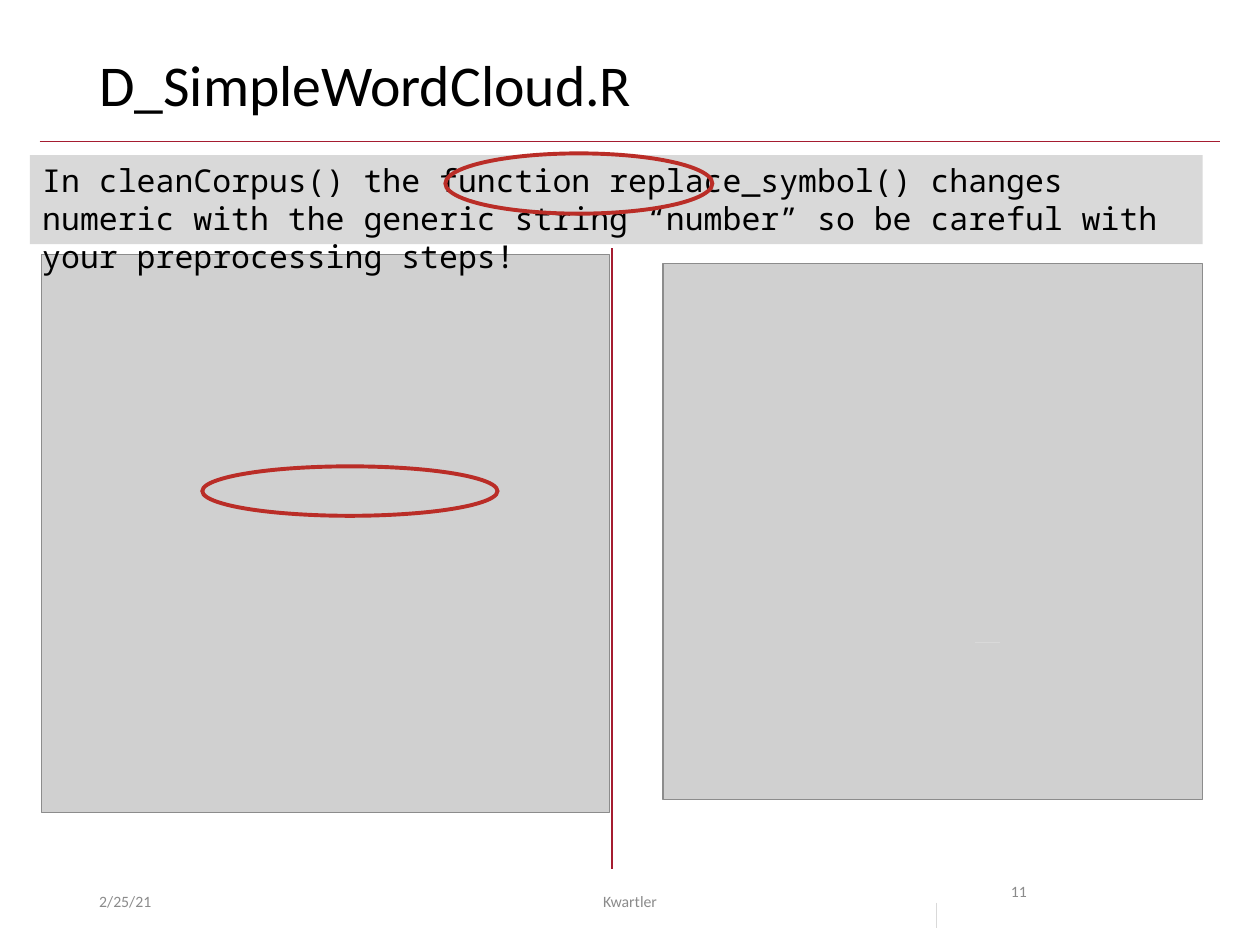
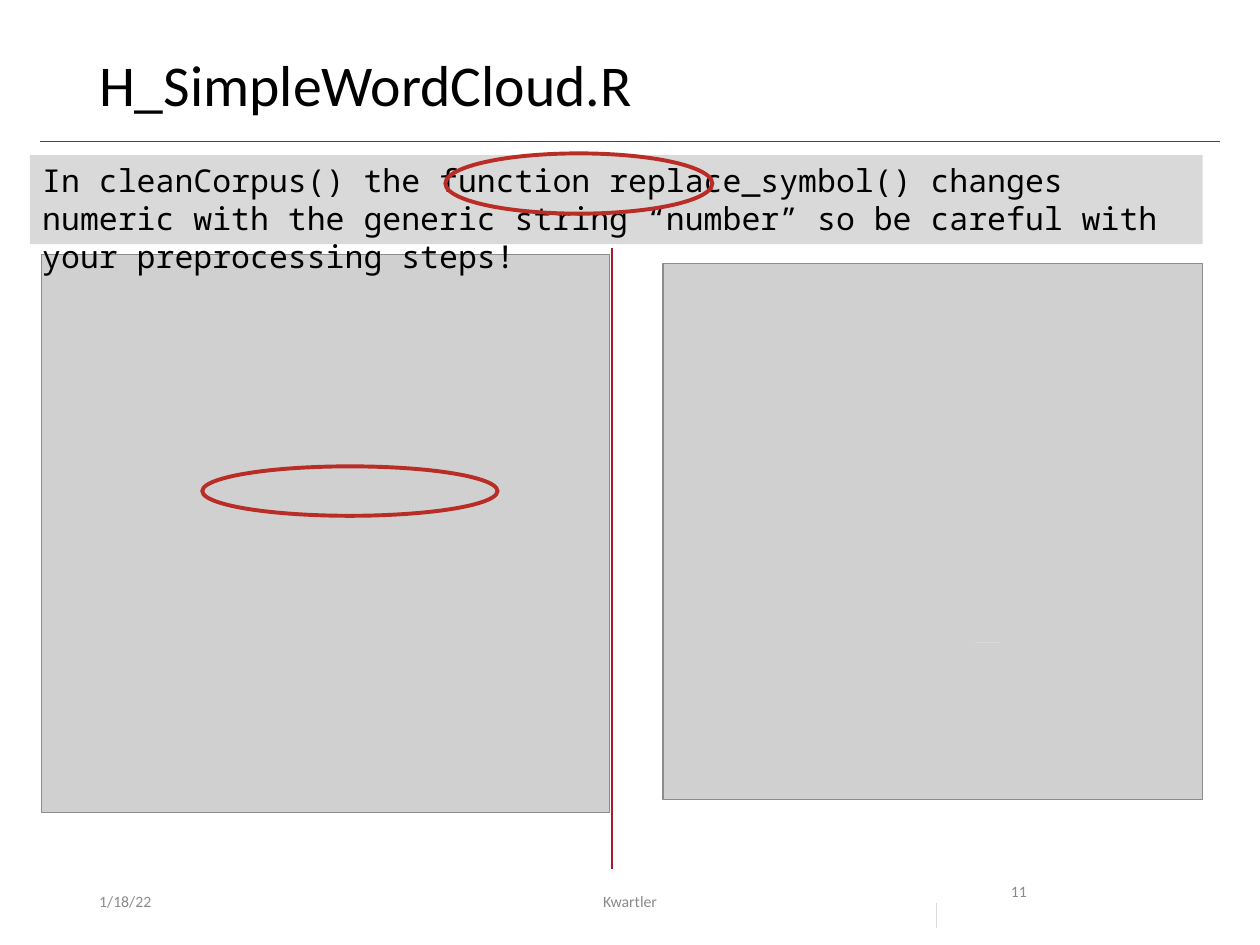
Before and after one commit to kwartler/Hult_NLP_student_intensive, a slide deck: slide 11 of lessons/class2/Class2E_wordclouds.pptx. Drawn at 1260x945 pixels with LibreOffice and Linux fonts; fonts in the diff are those of the drawing; grey boxes stand for pictures. Boxes give left, top, right and bottom in pixels: in the first picture for what was removed or moved away, otherwise in the second. Text is boxed around its words. In the diff, an @@ line names an element or a change of style, - is before the commit and + after.

```diff
--- a/lessons/class2/Class2E_wordclouds.pptx
+++ b/lessons/class2/Class2E_wordclouds.pptx
@@ title at (99, 66, 632, 116): text changed @@
-D_SimpleWordCloud.R
+H_SimpleWordCloud.R
@@ text at (99, 896, 151, 908): text changed @@
-2/25/21
+1/18/22
```
Also in this commit, not shown: 26 other slides changed, 2 slides added, 7 slides removed, 8 other files.
